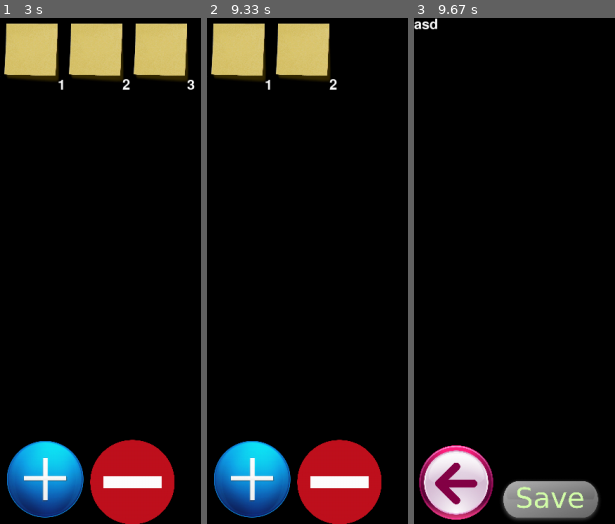
Above: before the commit, frames 1-3 (left to right).
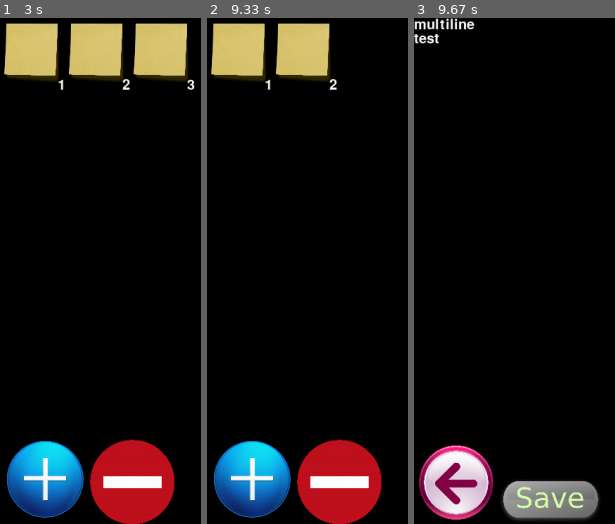
Above: after the commit, the same moments.

Repository: killerzman/pygame-pynotes
Game: pygame game, started from pynotes.py
Two runs of this game, one before a commit and one after it. Both use one fixed random seed, a clock stepped at 60 frames per second and the inputs below.
Inputs (mouse positions are in pixels of both pictures, inside the frame that each line leads up to):
- Up to frame 1 (3 s): click (44, 478) at 0.93 s
- Up to frame 2 (9.33 s): click (339, 483) at 3.1 s; click (239, 53) at 9.05 s, where only the run after the commit has a clickable "multiline"
- Up to frame 3 (9.67 s): no input

Frames 1-2 are identical in both runs. In frame 3, 0.6% of the frame differs, in the area x 0-31%, y 0-6%.

Commit message:
tab support, add/remove notes functions working

Diff:
--- a/pynotes.py
+++ b/pynotes.py
@@ -24,21 +24,20 @@
 	def from_json(self):
 		self.data = json.loads(self.json)
 
-	def save_to_file(self, path = None):
-		if path:
-			with open(str(path) + str(self.number) + '.dat', 'w') as outfile:
-				json.dump(self.json, outfile)
-		else:
-			with open(str(self.number) + '.dat', 'w') as outfile:
-				json.dump(self.json, outfile)
-
-	def load_from_file(self, path = None):
-		if path:
-			with open(str(path) + '.dat') as json_file:
-				self.json = json.load(json_file)
-		else:
-			with open(str(self.number) + '.dat') as json_file:
-				self.json = json.load(json_file)
+	def save_to_file(self, path):
+		with open(str(path) + str(self.number) + '.dat', 'w') as outfile:
+			json.dump(self.json, outfile)
+
+	def load_from_file(self, path):
+		with open(str(path) + '.dat') as json_file:
+			self.json = json.load(json_file)
+
+	def remove_file(self, path):
+		try:
+			os.remove(str(path) + '.dat')
+		except:
+			print("Error while deleting file ", path)
+			print("Check if the file exists or for file permissions")
 
 class Interface:
 
@@ -114,6 +113,8 @@
 				self.noteString = self.noteString[:-1]
 			elif self.args[0].key == pygame.locals.K_RETURN:
 				self.noteString = self.noteString + "\n"
+			elif self.args[0].key == pygame.locals.K_TAB:
+				self.noteString = self.noteString + "    "
 			else:
 				self.noteString += str(self.args[0].unicode)
 			self.args = None
@@ -236,7 +237,7 @@
 	for j in jsonList:
 		try:
 			jUnpak = json.loads(j)
-			if len(jUnpak) == len(NoteObject.attributes) and all(jUnpak[attr] for attr in NoteObject.attributes) and all(attr for attr in NoteObject.attributes):
+			if list(jUnpak.keys()) == NoteObject.attributes:
 				goodNotes += 1
 		except:
 			pass
@@ -262,14 +263,18 @@
 					if event.type == pygame.MOUSEBUTTONUP and event.button == 1:
 						if mainInterface.images["add"].collide_point(event.pos):
 							window.fill()
-							mainInterface.noteCurrent += 1
-							mainInterface.draw()
+							noteobj = NoteObject(mainInterface.noteCurrent + 1, "", str(datetime.datetime.now()))
+							noteobj.to_json()
+							noteobj.save_to_file("_notes/")
+							mainInterface.init_draw()
 							update_all()
 							print("add")
 						if mainInterface.images["remove"].collide_point(event.pos):
 							window.fill()
-							mainInterface.noteCurrent -= 1
-							mainInterface.draw()
+							if mainInterface.noteCurrent > 0:
+								noteobj = NoteObject()
+								noteobj.remove_file("_notes/" + str(mainInterface.noteCurrent))
+							mainInterface.init_draw()
 							update_all()
 							print("remove")
 						for note_index in range(len(mainInterface.noteImages)):
@@ -282,7 +287,7 @@
 					if event.type == pygame.MOUSEBUTTONUP and event.button == 1:
 						if noteInterface.images["back"].collide_point(event.pos):
 							window.fill()
-							mainInterface.draw()
+							mainInterface.init_draw()
 							update_all()
 							print("back")
 						if noteInterface.images["save"].collide_point(event.pos):
Not shown, changed: _notes/1.dat
Not shown, changed: _notes/2.dat
